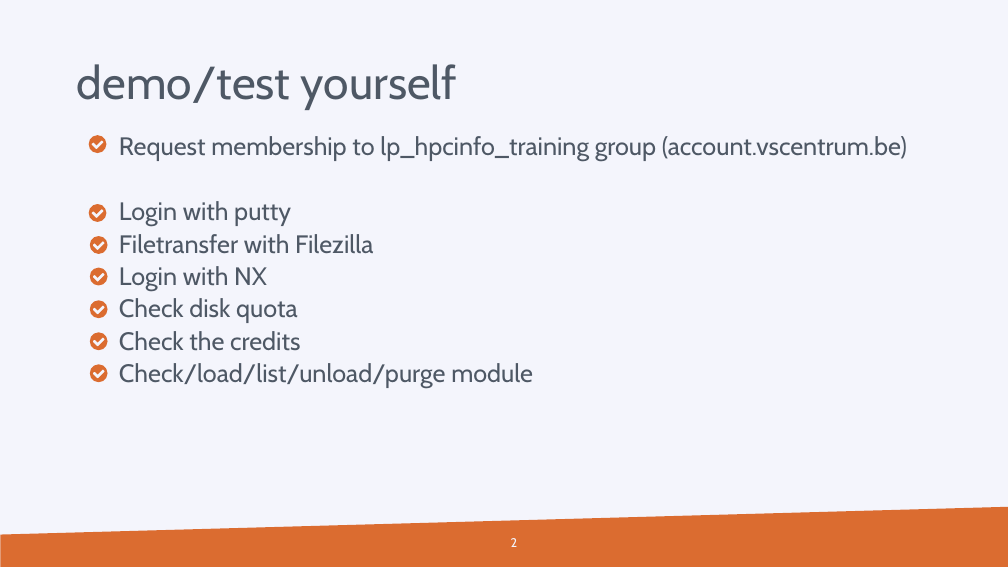
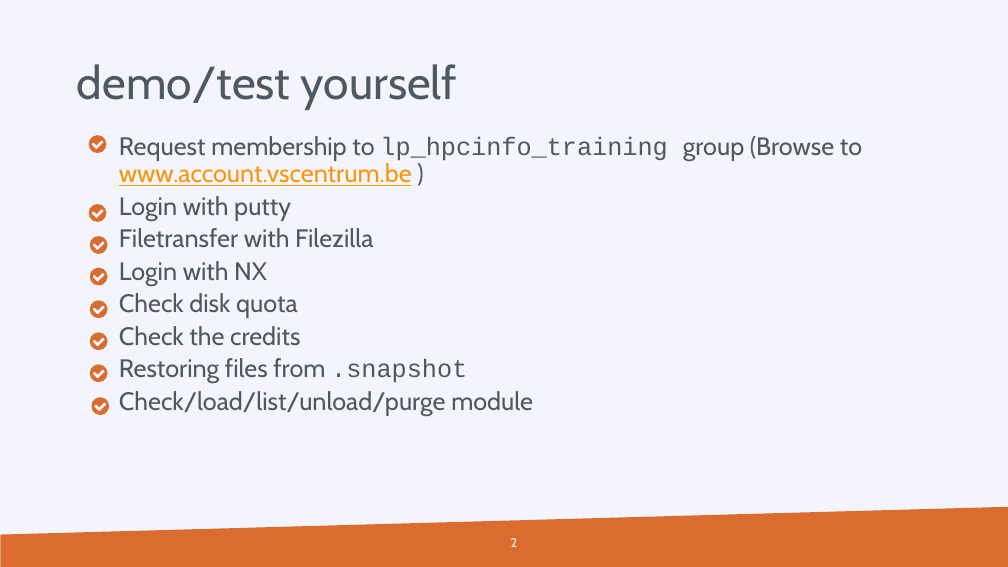
Before and after one commit to hpcleuven/HPC-intro, a slide deck: slide 2 of VSCintro-demo.pptx. Drawn at 1008x567 pixels with LibreOffice and Linux fonts; fonts in the diff are those of the drawing; background and template pictures are left out. Boxes give left, top, right and bottom in pixels: in the first picture for what was removed or moved away, otherwise in the second. Text is boxed around its words. In the diff, an @@ line names an element or a change of style, - is before the commit and + after.

```diff
--- a/VSCintro-demo.pptx
+++ b/VSCintro-demo.pptx
@@ text at box(119, 136, 862, 186): text changed @@
-    Request membership to lp_hpcinfo_training group (account.vscentrum.be)
+    Request membership to lp_hpcinfo_training group (Browse to www.account.vscentrum.be )
@@ text at box(119, 358, 467, 383): paragraph added @@
+    Restoring files from .snapshot
@@ freeform shape added at box(91, 397, 109, 415), fill #DB6C30 @@
```
Also in this commit, not shown: 2 other files.
